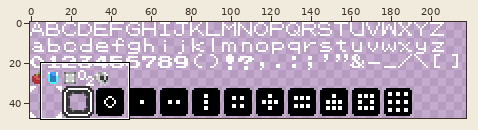
A pixel-art file gets an edit: doc/sheet.ase. The picture above shows the old version from afar; the outline marks the close-up.
Close-up. First the earlier version:
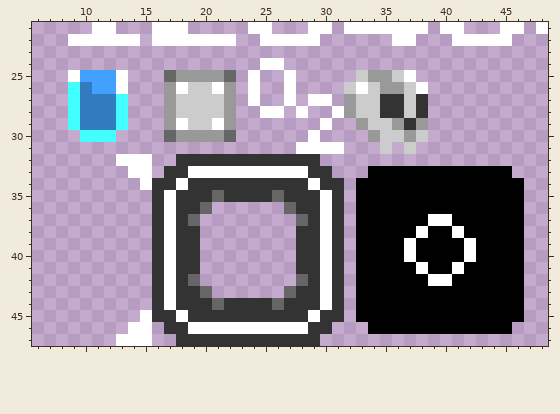
224x48 pixels, 1 frame. Shown: x 6..48, y 21..47. The wide view leaves out empty margins.
The same view after the edit:
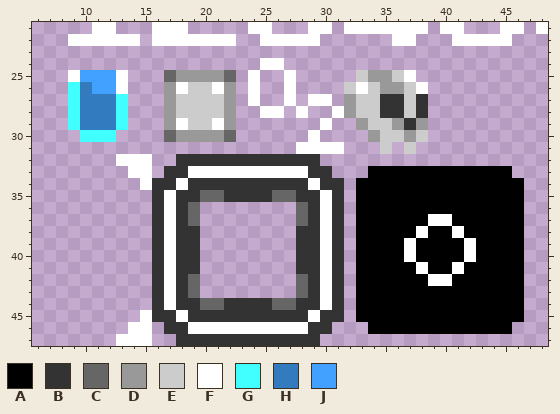
Palette (. is transparent): A #000000  B #333333  C #666666  D #999999  E #cccccc  F #ffffff  G #42ffff  H #327bbf  J #42a1ff
Diff:
{"where": "layer \"Sprites\""}
{"y":35,"x":20,"old":"B","new":"C"}
{"y":35,"x":27,"old":"B","new":"C"}
{"y":36,"x":19,"old":"BC","new":"C."}
{"y":36,"x":27,"old":"CB","new":".C"}
{"y":43,"x":19,"old":"BC","new":"C."}
{"y":43,"x":27,"old":"CB","new":".C"}
{"y":44,"x":20,"old":"B","new":"C"}
{"y":44,"x":27,"old":"B","new":"C"}
{"label":"changed","picture_box":[188,190,212,214]}
{"label":"changed","picture_box":[284,190,308,214]}
{"label":"changed","picture_box":[188,286,212,310]}
{"label":"changed","picture_box":[284,286,308,310]}
